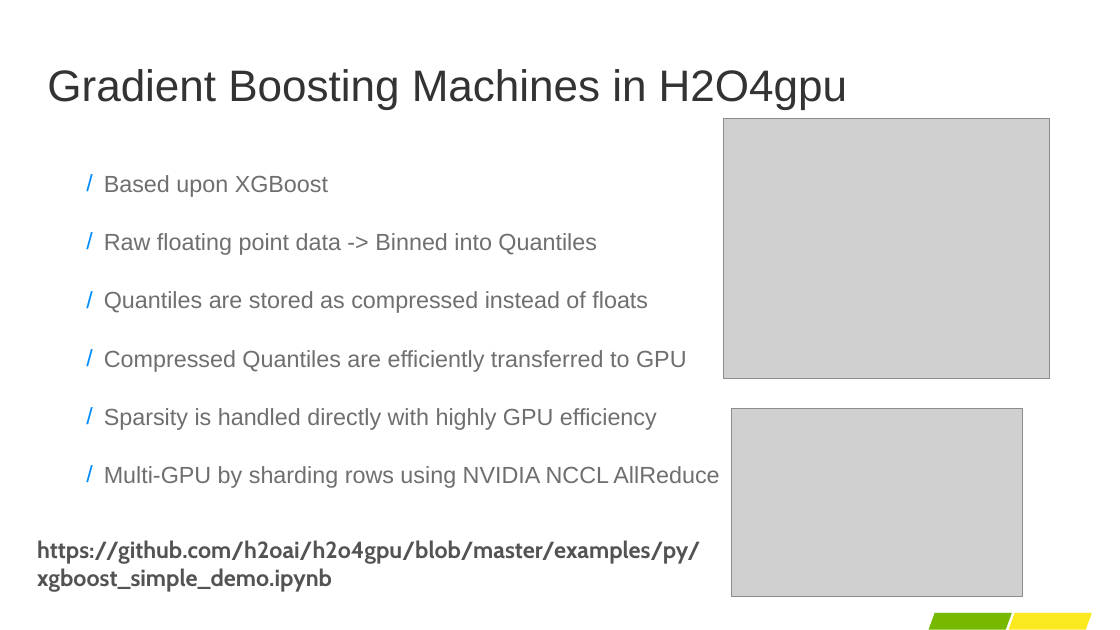
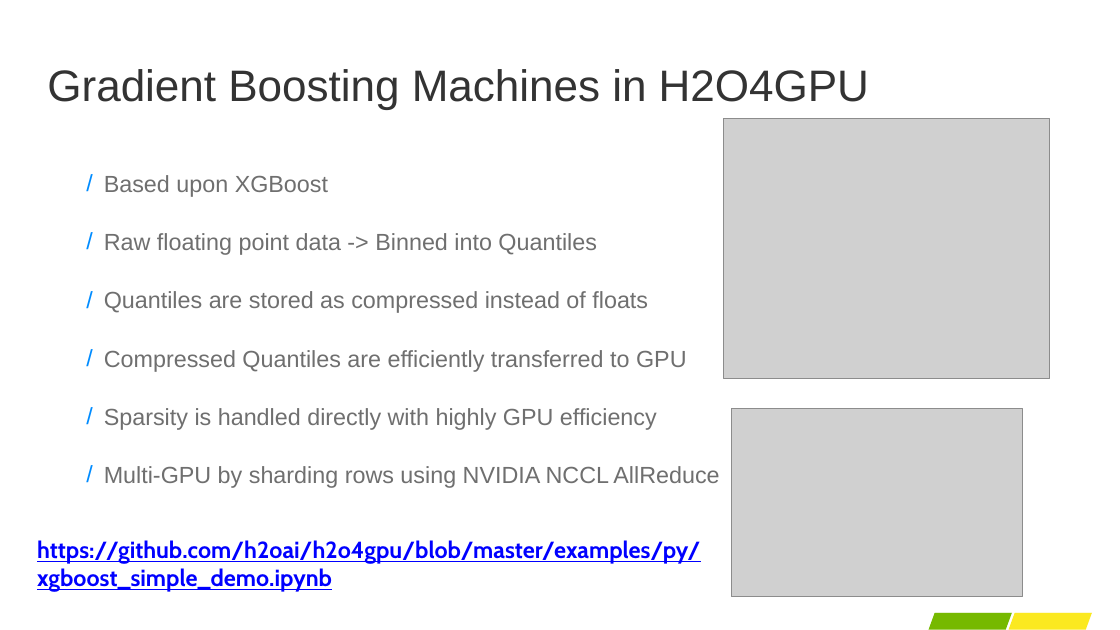
Before and after one commit to h2oai/h2o4gpu, a slide deck: slide 4 of presentations/benchmarks.pptx (slide 5 before the commit). Drawn at 1120x630 pixels with LibreOffice and Linux fonts; fonts in the diff are those of the drawing; grey boxes stand for pictures; background and template pictures are left out. Boxes give left, top, right and bottom in pixels: in the first picture for what was removed or moved away, otherwise in the second. Text is boxed around its words. In the diff, an @@ line names an element or a change of style, - is before the commit and + after.

```diff
--- a/presentations/benchmarks.pptx
+++ b/presentations/benchmarks.pptx
@@ title at (x1=47, y1=69, x2=869, y2=110): text changed @@
-Gradient Boosting Machines in H2O4gpu
+Gradient Boosting Machines in H2O4GPU
@@ text "https://github.com/h2oai/h2o4gpu/blob/master/examples/py/xgb ..." at (x1=37, y1=540, x2=700, y2=592): text colour #535353 to #0000FF, underline on @@
```
Also in this commit, not shown: 4 other slides changed, 1 slide removed, 1 other file.
